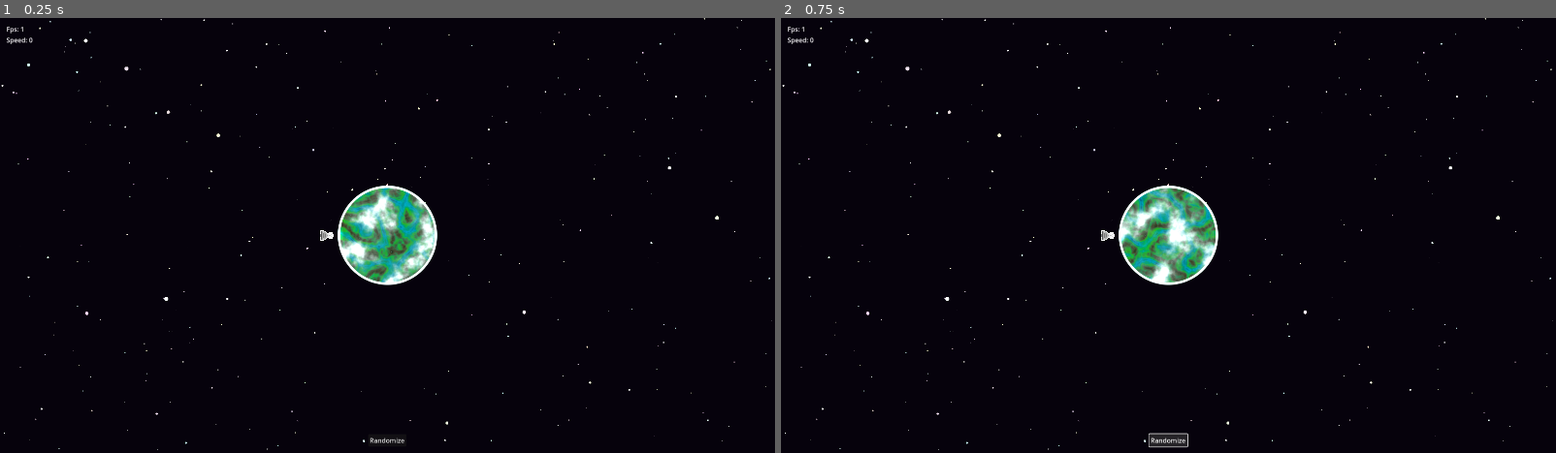
Above: before the commit, frames 1-2 (left to right).
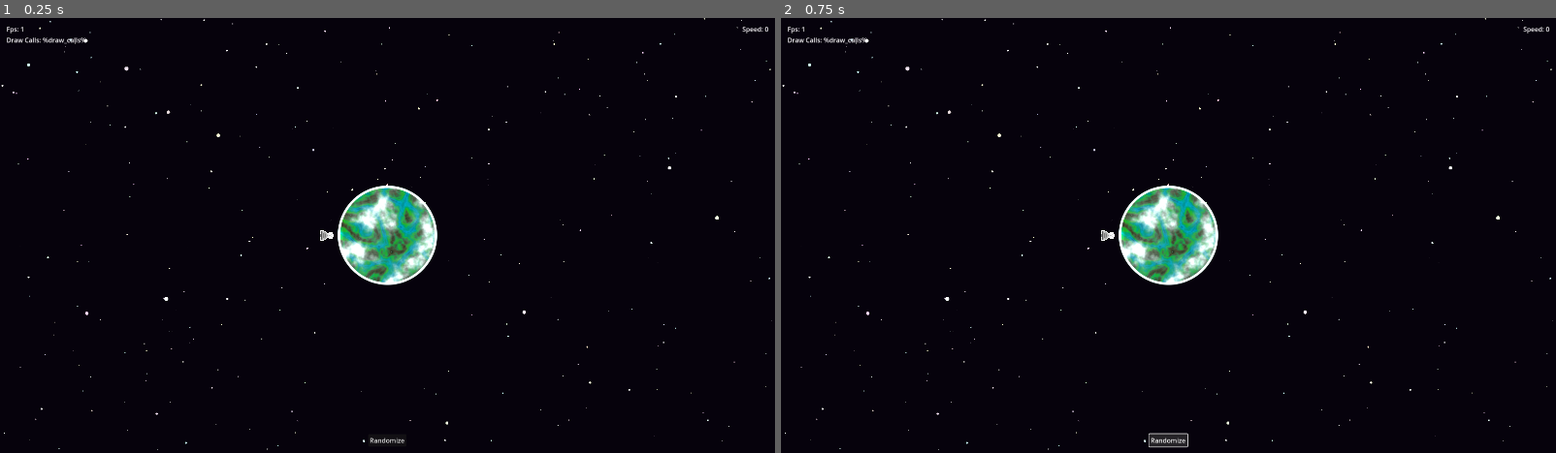
Above: after the commit, the same moments.

Repository: otDan/PlanetBlitz
Game: Godot game, scene res://main.tscn
The game is run twice, just before and just after one commit, with the same random seed, the same clock (stepped at 60 frames per second) and the same inputs. The engine's default icon, where the game draws it, is replaced by a stand-in: a white triangle on a blue panel in a dark square.
Inputs:
- Up to frame 1 (0.25 s): no input
- Up to frame 2 (0.75 s): click "Randomize" at 0.5 s

The runs differ from the first frame. In frame 1, 0.1% of the frame differs, in the area x 0-100%, y 2-7%; in frame 2, 2.1%, in the area x 0-100%, y 2-61%.
Error after the commit: Invalid call. Nonexistent function '_ready' in base 'Node2D'. (res://debug.gd:19)

Commit message:
feat: Audio handler methods

Diff:
--- a/entity/player/player.gd
+++ b/entity/player/player.gd
@@ -31,11 +31,11 @@
 		thruster_particles.emitting = true
 		thruster_particles_2.emitting = true
 		if not thruster_audio.playing:
-			thruster_audio.play()
+			AudioHandler.fade_in(thruster_audio, -10)
 	else:
 		thruster_particles.emitting = false
 		thruster_particles_2.emitting = false
-		thruster_audio.stop()
+		AudioHandler.fade_out(thruster_audio)
 
 
 	if input_direction != Vector2.ZERO:
--- a/entity/player/player.tscn
+++ b/entity/player/player.tscn
@@ -88,13 +88,6 @@
 scale_max = 0.15
 scale_curve = SubResource("CurveTexture_hpxkj")
 color_ramp = SubResource("GradientTexture1D_n6jiw")
-
-[sub_resource type="AudioStreamRandomizer" id="AudioStreamRandomizer_ersu5"]
-streams_count = 1
-random_pitch = 1.4
-random_volume_offset_db = 0.0
-stream_0/stream = ExtResource("3_2ihxb")
-stream_0/weight = 1.0
 
 [sub_resource type="Gradient" id="Gradient_3mr25"]
 offsets = PackedFloat32Array(0, 0.553991, 1)
@@ -131,7 +124,7 @@
 motion_mode = 1
 script = ExtResource("1_cf7dl")
 deceleration = 1.0
-planet = NodePath("Planet")
+planet = NodePath("Planet/Planet")
 thruster = NodePath("Thruster")
 thruster_audio = NodePath("Thruster/ThrusterParticles/ThrusterEngine")
 thruster_particles = NodePath("Thruster/ThrusterParticles")
@@ -143,30 +136,32 @@
 [node name="AudioListener2D" type="AudioListener2D" parent="."]
 current = true
 
-[node name="Sprite2D" type="Sprite2D" parent="."]
+[node name="Planet" type="Node2D" parent="."]
+
+[node name="Outline" type="Sprite2D" parent="Planet"]
 scale = Vector2(1.05, 1.05)
 texture = ExtResource("2_fmb1y")
 
-[node name="Planet" type="Sprite2D" parent="."]
+[node name="Planet" type="Sprite2D" parent="Planet"]
 self_modulate = Color(0.129412, 0.588235, 0.184314, 1)
 clip_children = 2
 texture = ExtResource("2_fmb1y")
 region_filter_clip_enabled = true
 script = ExtResource("3_e4lak")
 
-[node name="Normal" type="Sprite2D" parent="Planet"]
+[node name="Normal" type="Sprite2D" parent="Planet/Planet"]
 texture = SubResource("CanvasTexture_0vyyd")
 
-[node name="Water" type="Sprite2D" parent="Planet"]
+[node name="Water" type="Sprite2D" parent="Planet/Planet"]
 texture = SubResource("NoiseTexture2D_r1vl2")
 
-[node name="Mountains" type="Sprite2D" parent="Planet"]
+[node name="Mountains" type="Sprite2D" parent="Planet/Planet"]
 texture = SubResource("NoiseTexture2D_5y45q")
 
-[node name="Clouds" type="Sprite2D" parent="Planet"]
+[node name="Clouds" type="Sprite2D" parent="Planet/Planet"]
 texture = SubResource("NoiseTexture2D_vo2pg")
 
-[node name="Sprite2D2" type="Sprite2D" parent="."]
+[node name="Atmosphere" type="Sprite2D" parent="Planet"]
 self_modulate = Color(0.419608, 0.709804, 0.658824, 0.180392)
 scale = Vector2(1.05, 1.05)
 texture = ExtResource("2_fmb1y")
@@ -188,10 +183,10 @@
 local_coords = true
 
 [node name="ThrusterEngine" type="AudioStreamPlayer2D" parent="Thruster/ThrusterParticles"]
-stream = SubResource("AudioStreamRandomizer_ersu5")
-volume_db = -10.0
+stream = ExtResource("6_kvf8v")
+volume_db = -25.0
 pitch_scale = 0.75
-bus = &"Effects"
+attenuation = 1.62451
 
 [node name="ThrusterParticles2" type="GPUParticles2D" parent="Thruster/ThrusterParticles"]
 position = Vector2(15, 0)
--- a/follow_camera.gd
+++ b/follow_camera.gd
@@ -7,16 +7,16 @@
 # Controls how much we increase or decrease the `_zoom_level` on every turn of the scroll wheel.
 @export var zoom_factor := 0.1
 
-# The camera's target zoom level.
+@export var target: Node2D
+@export var smoothness: float = 1.0
+
 var _zoom_level: float = 1.0
+var target_position: Vector2
 
-@export var smoothness: float = 1.0
-@export var target: Node2D
-
-var target_position: Vector2
 
 func _ready() -> void:
 	_set_zoom_level(_zoom_level)
+
 
 func _process(delta: float) -> void:
 	if target:
@@ -25,18 +25,22 @@
 		var interpolated_position = current_position.lerp(target_global_position, smoothness * delta)
 		self.global_position = interpolated_position
 
+
 func _unhandled_input(event):
 	if event.is_action_pressed("ui_zoom_in"):
 		_set_zoom_level(_zoom_level + zoom_factor)
 	if event.is_action_pressed("ui_zoom_out"):
 		_set_zoom_level(_zoom_level - zoom_factor)
 
+
 func set_target(new_target: Node2D) -> void:
 	target = new_target
+
 
 func _set_zoom_level(value: float) -> void:
 	_zoom_level = clamp(value, min_zoom, max_zoom)
 	_update_zoom()
 
+
 func _update_zoom() -> void:
 	self.zoom = Vector2(_zoom_level, _zoom_level)
--- a/main.tscn
+++ b/main.tscn
@@ -1,13 +1,15 @@
-[gd_scene load_steps=14 format=3 uid="uid://bkeg2itkwy8vv"]
+[gd_scene load_steps=12 format=3 uid="uid://bkeg2itkwy8vv"]
 
 [ext_resource type="Script" path="res://follow_camera.gd" id="1_x6yc0"]
-[ext_resource type="PackedScene" uid="uid://dry3qo3lt13bc" path="res://entity/player/player.tscn" id="2_80sai"]
+[ext_resource type="PackedScene" uid="uid://dry3qo3lt13bc" path="res://entity/player/player.tscn" id="2_3ipt0"]
 [ext_resource type="Environment" uid="uid://d08mq5h5li88u" path="res://space_envirnonment.tres" id="2_357tu"]
 [ext_resource type="Script" path="res://background/background.gd" id="4_yqjao"]
 [ext_resource type="Script" path="res://debug.gd" id="5_2tc34"]
 [ext_resource type="AudioStream" uid="uid://cp1omq5nfko4c" path="res://audio/sounds/noise/space_background_noise.mp3" id="6_x5a8e"]
 [ext_resource type="AudioStream" uid="uid://trl43xdj7qxw" path="res://audio/sounds/noise/space_background_noise_2.mp3" id="7_c4q7e"]
-[ext_resource type="Texture2D" uid="uid://cv7jx45g0ewrj" path="res://icon.svg" id="8_3hgr5"]
+[ext_resource type="Script" path="res://border.gd" id="9_toveo"]
+
+[sub_resource type="CameraAttributesPractical" id="CameraAttributesPractical_ihvxo"]
 
 [sub_resource type="ParticleProcessMaterial" id="ParticleProcessMaterial_cjepr"]
 emission_shape = 3
@@ -25,8 +27,6 @@
 collision_bounce = 1.0
 collision_use_scale = true
 
-[sub_resource type="CameraAttributesPractical" id="CameraAttributesPractical_mi7su"]
-
 [sub_resource type="AudioStreamRandomizer" id="AudioStreamRandomizer_2w7r4"]
 streams_count = 2
 stream_0/stream = ExtResource("6_x5a8e")
@@ -34,17 +34,15 @@
 stream_1/stream = ExtResource("7_c4q7e")
 stream_1/weight = 1.0
 
-[sub_resource type="PhysicsMaterial" id="PhysicsMaterial_cw8bs"]
-
-[sub_resource type="RectangleShape2D" id="RectangleShape2D_4iand"]
-size = Vector2(120, 120)
-
 [node name="Main" type="Node"]
 
+[node name="WorldEnvironment" type="WorldEnvironment" parent="."]
+environment = ExtResource("2_357tu")
+camera_attributes = SubResource("CameraAttributesPractical_ihvxo")
+
 [node name="Camera2D" type="Camera2D" parent="." node_paths=PackedStringArray("target")]
-zoom = Vector2(0.7, 0.7)
 script = ExtResource("1_x6yc0")
-min_zoom = 0.55
+min_zoom = 0.75
 target = NodePath("../Player")
 
 [node name="AdditionalStars" type="GPUParticles2D" parent="Camera2D"]
@@ -54,11 +52,8 @@
 lifetime = 10.0
 preprocess = 30.0
 
-[node name="Player" parent="." instance=ExtResource("2_80sai")]
-
-[node name="WorldEnvironment" type="WorldEnvironment" parent="."]
-environment = ExtResource("2_357tu")
-camera_attributes = SubResource("CameraAttributesPractical_mi7su")
+[node name="Border" type="Node2D" parent="."]
+script = ExtResource("9_toveo")
 
 [node name="Background" type="ParallaxBackground" parent="." node_paths=PackedStringArray("camera")]
 follow_viewport_scale = 10.0
@@ -82,11 +77,12 @@
 [node name="DebugLayer" type="CanvasLayer" parent="."]
 layer = 99
 
-[node name="Debug" type="Node" parent="DebugLayer" node_paths=PackedStringArray("player", "fps", "speed")]
+[node name="Debug" type="Node" parent="DebugLayer" node_paths=PackedStringArray("player", "fps", "draw_calls", "speed")]
 script = ExtResource("5_2tc34")
 player = NodePath("../../Player")
-fps = NodePath("Display/MarginContainer/VBoxContainer/Fps")
-speed = NodePath("Display/MarginContainer/VBoxContainer/Speed")
+fps = NodePath("Display/MarginContainer/HBoxContainer2/VBoxContainer/Fps")
+draw_calls = NodePath("Display/MarginContainer/HBoxContainer2/VBoxContainer/Draws")
+speed = NodePath("Display/MarginContainer/HBoxContainer2/VBoxContainer2/Speed")
 
 [node name="Display" type="Control" parent="DebugLayer/Debug"]
 layout_mode = 3
@@ -108,16 +104,27 @@
 theme_override_constants/margin_right = 16
 theme_override_constants/margin_bottom = 16
 
-[node name="VBoxContainer" type="VBoxContainer" parent="DebugLayer/Debug/Display/MarginContainer"]
+[node name="HBoxContainer2" type="HBoxContainer" parent="DebugLayer/Debug/Display/MarginContainer"]
 layout_mode = 2
 
-[node name="Fps" type="Label" parent="DebugLayer/Debug/Display/MarginContainer/VBoxContainer"]
+[node name="VBoxContainer" type="VBoxContainer" parent="DebugLayer/Debug/Display/MarginContainer/HBoxContainer2"]
 layout_mode = 2
-text = "FPS: %fps%"
 
-[node name="Speed" type="Label" parent="DebugLayer/Debug/Display/MarginContainer/VBoxContainer"]
+[node name="Fps" type="Label" parent="DebugLayer/Debug/Display/MarginContainer/HBoxContainer2/VBoxContainer"]
 layout_mode = 2
-text = "SPEED: %speed%"
+text = "Fps: %fps%"
+
+[node name="Draws" type="Label" parent="DebugLayer/Debug/Display/MarginContainer/HBoxContainer2/VBoxContainer"]
+layout_mode = 2
+text = "Draw Calls: %draw_calls%"
+
+[node name="VBoxContainer2" type="VBoxContainer" parent="DebugLayer/Debug/Display/MarginContainer/HBoxContainer2"]
+layout_mode = 2
+size_flags_horizontal = 10
+
+[node name="Speed" type="Label" parent="DebugLayer/Debug/Display/MarginContainer/HBoxContainer2/VBoxContainer2"]
+layout_mode = 2
+text = "Speed: %speed%"
 
 [node name="HBoxContainer" type="HBoxContainer" parent="DebugLayer/Debug/Display/MarginContainer"]
 layout_mode = 2
@@ -134,17 +141,7 @@
 pitch_scale = 0.71
 autoplay = true
 max_polyphony = 2
-bus = &"Noise"
 
-[node name="StaticBody2D" type="StaticBody2D" parent="."]
-visible = false
-position = Vector2(400, 0)
-physics_material_override = SubResource("PhysicsMaterial_cw8bs")
-
-[node name="CollisionShape2D" type="CollisionShape2D" parent="StaticBody2D"]
-shape = SubResource("RectangleShape2D_4iand")
-
-[node name="Sprite2D" type="Sprite2D" parent="StaticBody2D"]
-texture = ExtResource("8_3hgr5")
+[node name="Player" parent="." instance=ExtResource("2_3ipt0")]
 
 [connection signal="pressed" from="DebugLayer/Debug/Display/MarginContainer/HBoxContainer/Randomize" to="DebugLayer/Debug" method="_on_randomize_button_pressed"]
--- a/project.godot
+++ b/project.godot
@@ -18,6 +18,7 @@
 
 [autoload]
 
+AudioHandler="*res://singleton/audio_handler.gd"
 InputHandler="*res://singleton/input_handler.gd"
 
 [display]
--- /dev/null
+++ b/singleton/audio_handler.gd
@@ -0,0 +1,14 @@
+extends Node
+
+
+func fade_in(stream_player: AudioStreamPlayer2D, volume):
+	stream_player.play()
+
+	var tween = create_tween().set_trans(Tween.TRANS_CUBIC).set_ease(Tween.EASE_IN)
+	tween.tween_property(stream_player, "volume_db", -10, 0.25)
+
+
+func fade_out(stream_player: AudioStreamPlayer2D):
+	var tween = create_tween().set_trans(Tween.TRANS_CUBIC).set_ease(Tween.EASE_OUT)
+	tween.tween_property(stream_player, "volume_db", -25, 0.25)
+	tween.tween_callback(Callable(stream_player, "stop"))
Not shown: 1 places in entity/player/player.tscn that only renumber resources
